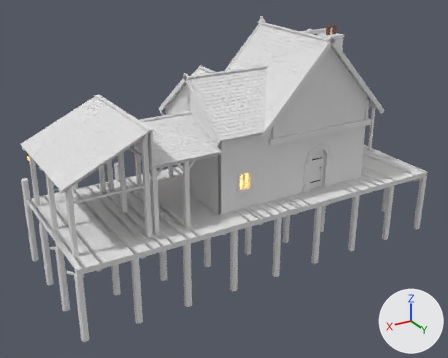
What one commit did to the FBX model GameClient/ArtSource/Silverbrook/FishermansWharf/SilverbrookFishermansWharf.fbx.
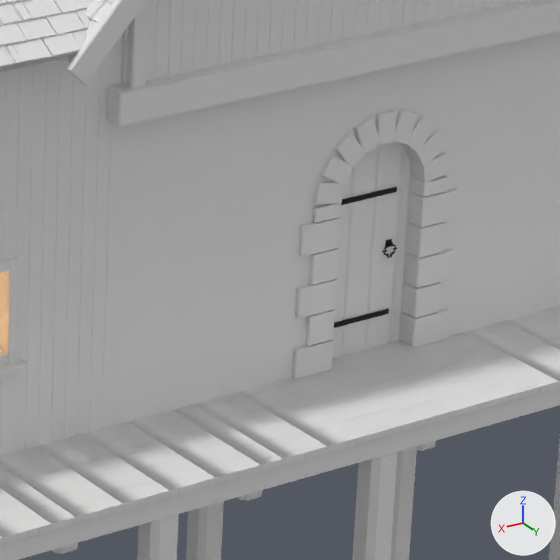
The first picture shows the older version from a camera (50 mm lens) standing at (15.9, 25.3, 13.1) and looking at (0.9, 0.3, 0.6). The close-ups show the older and then the newer version on the part from 56% to 79% of the width and 34% to 63% of the height of that picture. Only the edits that show in the close-ups are written down. The axes (+X, +Y, +Z) are drawn at lower right. The lights are the same throughout. Vertices at exactly the same position are counted once.

Names of what the first close-up shows: 'SM_SBFishermansWharf_Boards', 'SM_SBFishermansWharf_Deck', 'SM_SBFishermansWharf_Details', 'SM_SBFishermansWharf_Masonry', 'SM_SBFishermansWharf_Roof', 'SM_SBFishermansWharf_Timber'.
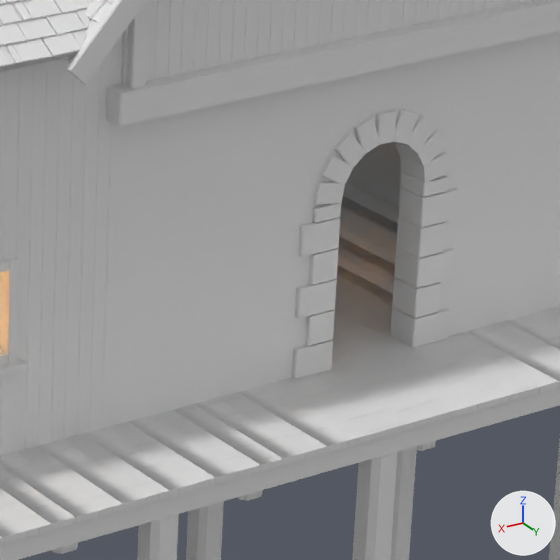
What differs and where, as boxes (x1, y1, x2, y2) in the close-ups (560 x 560 px):
'SM_SBFishermansWharf_Details', reshaped (not visible afterwards)
    before: (332, 142, 410, 358)

What changed in the scene script:
```text
Change me_sm_sbfishermanswharf_details:
    used by ob_sm_sbfishermanswharf_details; location = (0.0, 0.0, 0.0)
    remove me_sm_sbfishermanswharf_details.from_pydata(...)  # 3518 vertices, 2320 faces; spans x -9.6..9.7, y -3.5..2.5, z 0.0..7.9
    add me_sm_sbfishermanswharf_details.from_pydata(...)  # 3352 vertices, 2209 faces; spans x -9.6..9.7, y -3.5..2.5, z 0.0..7.9
    me_sm_sbfishermanswharf_details part 1: 14 loose pieces with 166 vertices, spanning x -3.8..-2.8, y 2.4..2.5, z 0.0..2.2, are deleted
```
